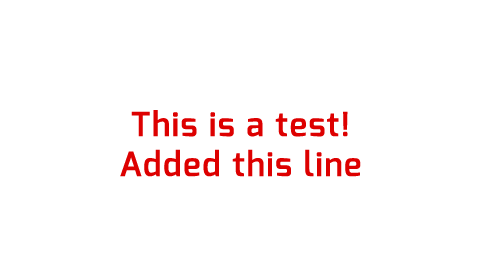
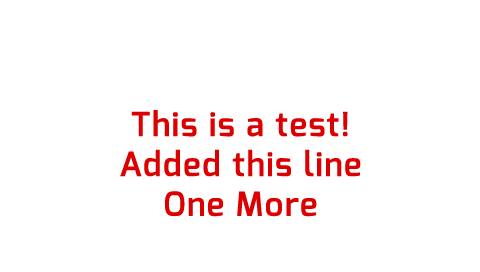
Layer changes from the first 480×272 image to the second:
renamed "This is a test! Added this line" to "This is a test! Added this line One More", painted on it over bbox(165, 191, 317, 217)
